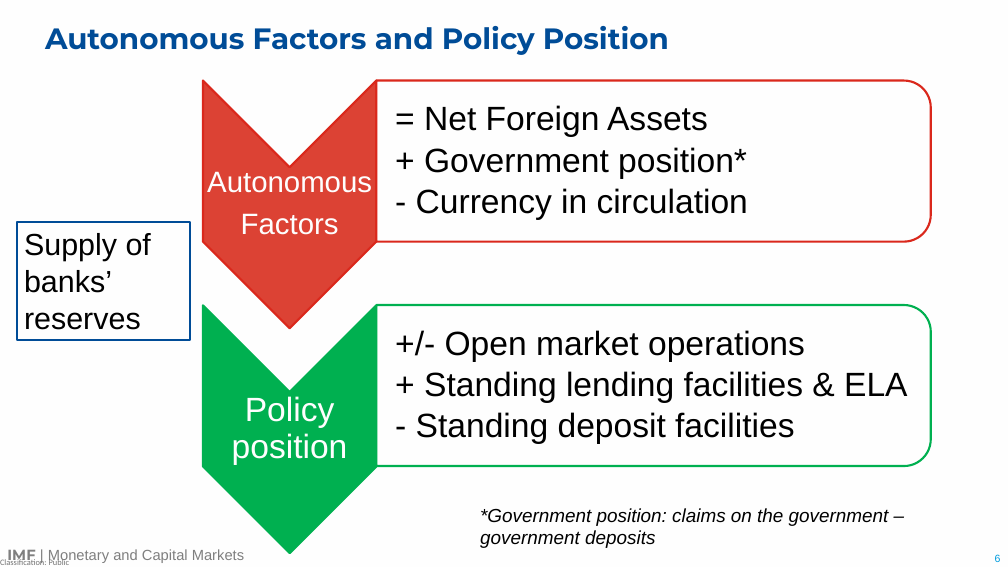
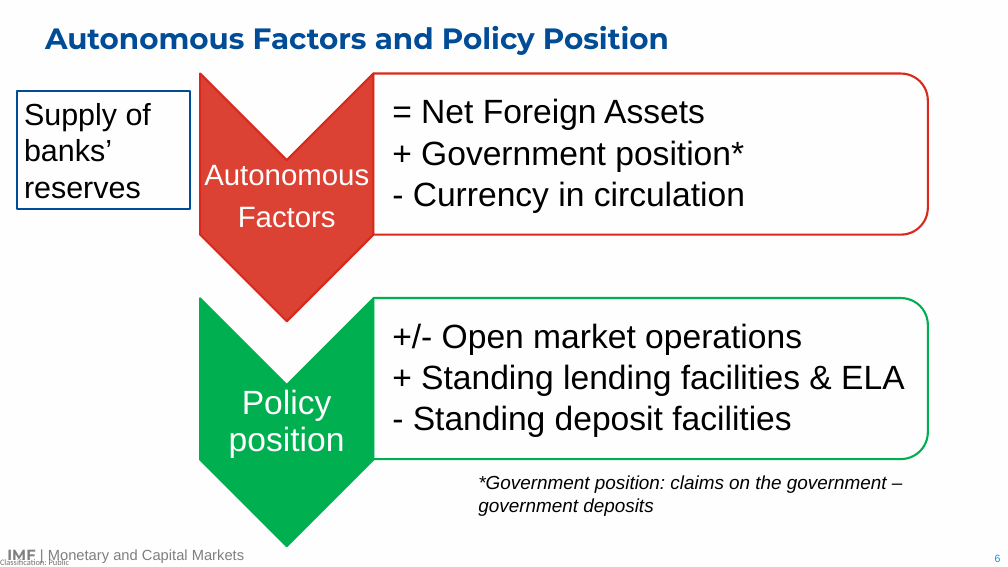
Before and after one commit to romainlafarguette/cb-liquidity-forecasting-course, a slide deck: slide 6 of presentations/archives/Lafarguette Liquidity Forecasting.pptx. Drawn at 1008x567 pixels with LibreOffice and Linux fonts; fonts in the diff are those of the drawing. Boxes give left, top, right and bottom in pixels: in the first picture for what was removed or moved away, otherwise in the second. Text is boxed around its words. In the diff, an @@ line names an element or a change of style, - is before the commit and + after.

```diff
--- a/presentations/archives/Lafarguette Liquidity Forecasting.pptx
+++ b/presentations/archives/Lafarguette Liquidity Forecasting.pptx
@@ chevron: place and size @@
-chevron at bbox=[203, 81, 376, 329]
+chevron at bbox=[200, 73, 373, 321]
@@ rectangle "Supply of banks’ reserves": place and size @@
-rectangle "Supply of banks’ reserves" at bbox=[17, 222, 190, 340]
+rectangle "Supply of banks’ reserves" at bbox=[17, 91, 190, 209]
@@ 4 texts, 2 round same rects, 1 chevron: place and size @@
-4 texts, 2 round same rects, 1 chevron at bbox=[203, 80, 931, 553]
+4 texts, 2 round same rects, 1 chevron at bbox=[200, 73, 928, 546]
@@ text "*Government position: claims on the ...": place and size @@
-text "*Government position: claims on the ..." at bbox=[480, 508, 889, 548]
+text "*Government position: claims on the ..." at bbox=[478, 475, 887, 516]
```
Also in this commit, not shown: 1 other slide changed, 23 other files.
